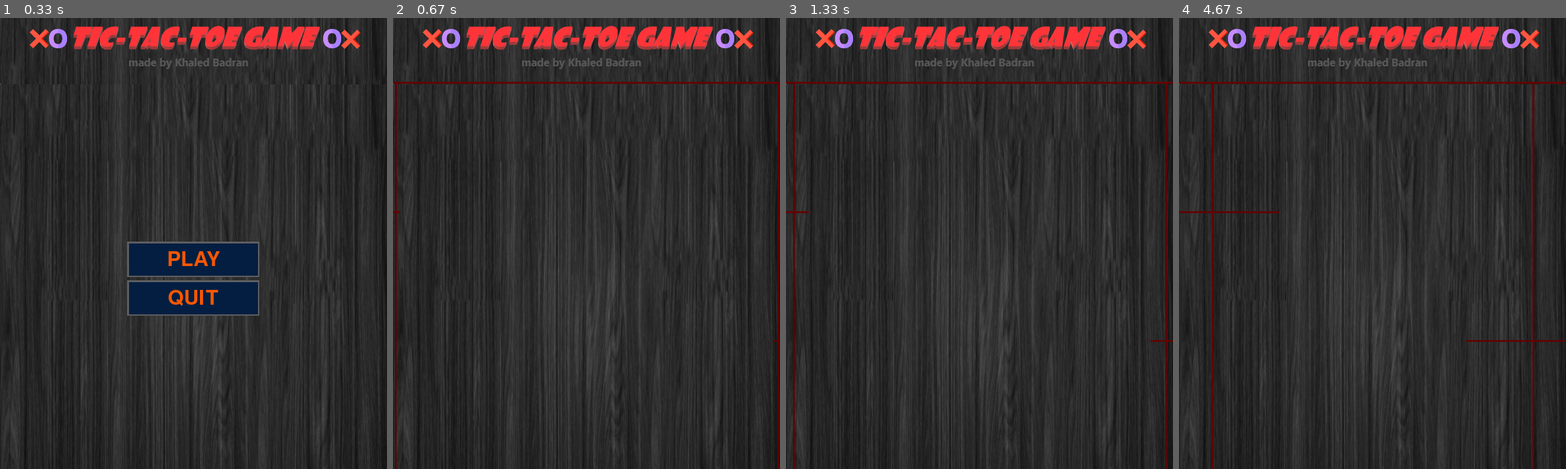
Above: before the commit, frames 1-4 (left to right).
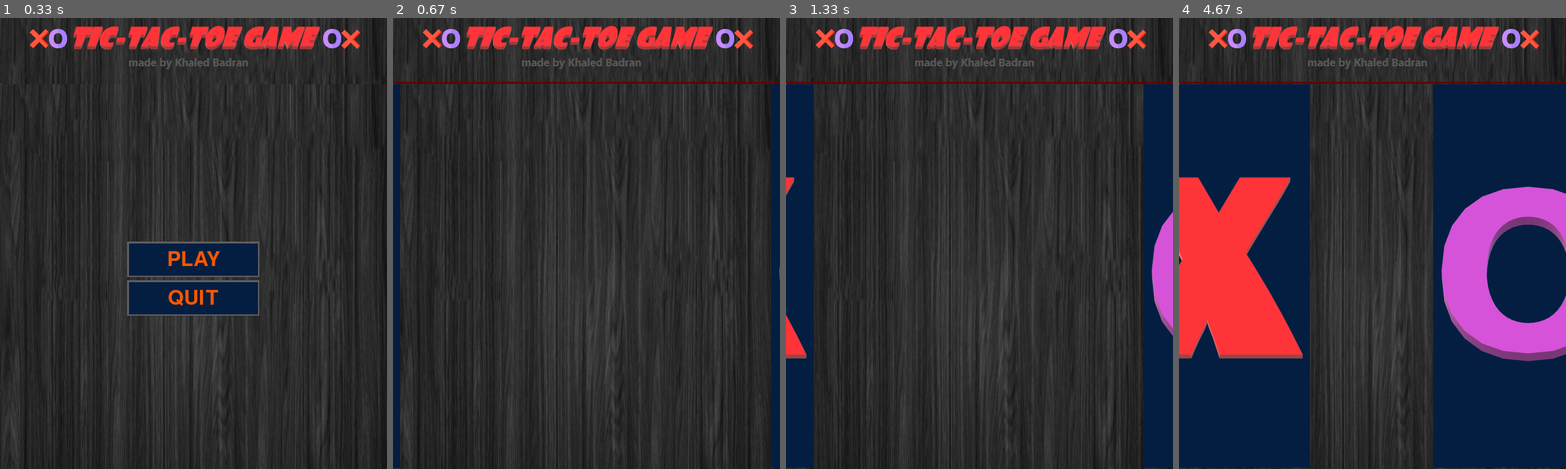
Above: after the commit, the same moments.

Repository: KhaledBadranDev/TicTacToe_Game_pygame
Game: pygame game, started from main.py
Two runs of this game, one before a commit and one after it. Both use one fixed random seed, a clock stepped at 60 frames per second and the inputs below.
Inputs (mouse positions are in pixels of both pictures, inside the frame that each line leads up to):
- Up to frame 1 (0.33 s): no input
- Up to frame 2 (0.67 s): click (586, 275) at 0.38 s
- Up to frame 3 (1.33 s): no input
- Up to frame 4 (4.67 s): no input

Frame 1 is identical in both runs. In frame 2, 3.5% of the frame differs, in the area x 0-100%, y 14-100%; in frame 3, 13%; in frame 4, 58%.

Commit message:
update main.py

Diff:
--- a/main.py
+++ b/main.py
@@ -4,7 +4,7 @@
 """
 
 import pygame
-import button
+import buttons
 
 pygame.init()
 
@@ -14,14 +14,17 @@
 DISPLAY_SCREEN = pygame.display.set_mode((WIDTH, HEIGHT))
 OFFSET_HEIGHT_UP = 100
 
-BUTTON_COLOR = (4, 30, 66) #Sailor Blue
-BUTTON_HOVER_OVER_COLOR = (249, 87, 0) #Orange
+BUTTON_COLOR= TILE_OCCUPIED_COLOR = (4, 30, 66) #Sailor Blue
+BUTTON_HOVER_OVER_COLOR= TILE_HOVER_OVER_COLOR = (249, 87, 0) #Orange
 TEXT_COLOR = (249, 87, 0)
 BUTTON_TEXT_HOVER_OVER_COLOR = (4, 30, 66)
 BUTTON_BORDER_COLOR = (95, 95, 96) #Grey
 BUTTON_WIDTH = 200
 BUTTON_HEIGHT = 50
 WHITE = (255,255,255)
+TILE_WIDTH = 195
+TILE_Height = 195
+
 
 x_coordinate_of_buttons = WIDTH/2 - BUTTON_WIDTH//2
 
@@ -29,7 +32,10 @@
 icon_img = pygame.image.load("images/icon.png")
 horizontal_line_img = pygame.image.load("images/horizontal_line.png")
 vertical_line_img = pygame.image.load("images/vertical_line.png")
-
+x_img = pygame.image.load("images/x.png")
+o_img = pygame.image.load("images/o.png")
+player_x_img = pygame.image.load("images/player_x.png")
+player_o_img = pygame.image.load("images/player_o.png")
 #############################################
 
 pygame.display.set_icon(icon_img)
@@ -54,8 +60,8 @@
     Returns:
         Tuple: tuple of the created buttons
     """
-    play_button = button.Button(BUTTON_COLOR, BUTTON_HOVER_OVER_COLOR, 0, 0, BUTTON_WIDTH, BUTTON_HEIGHT, TEXT_COLOR, BUTTON_TEXT_HOVER_OVER_COLOR, "PLAY")
-    quit_button = button.Button(BUTTON_COLOR, BUTTON_HOVER_OVER_COLOR, 0, 0, BUTTON_WIDTH, BUTTON_HEIGHT, TEXT_COLOR, BUTTON_TEXT_HOVER_OVER_COLOR, "QUIT")
+    play_button = buttons.Button(BUTTON_COLOR, BUTTON_HOVER_OVER_COLOR, 0, 0, BUTTON_WIDTH, BUTTON_HEIGHT, TEXT_COLOR, BUTTON_TEXT_HOVER_OVER_COLOR, "PLAY")
+    quit_button = buttons.Button(BUTTON_COLOR, BUTTON_HOVER_OVER_COLOR, 0, 0, BUTTON_WIDTH, BUTTON_HEIGHT, TEXT_COLOR, BUTTON_TEXT_HOVER_OVER_COLOR, "QUIT")
 
     #fix the position of the buttons based on their sizes:-
     play_button.x = x_coordinate_of_buttons
@@ -65,6 +71,73 @@
     quit_button.y = play_button.y+BUTTON_HEIGHT+10
 
     return (play_button, quit_button)
+
+
+def select_player():
+    player_x_button = buttons.SelectPlayerButton(-300, OFFSET_HEIGHT_UP+3, 300-3, HEIGHT-OFFSET_HEIGHT_UP-5, BUTTON_COLOR, BUTTON_HOVER_OVER_COLOR, player_x_img)
+    player_y_button = buttons.SelectPlayerButton(600, OFFSET_HEIGHT_UP+3, 300-3, HEIGHT-OFFSET_HEIGHT_UP-5, BUTTON_COLOR, BUTTON_HOVER_OVER_COLOR, player_o_img)
+
+    while True:
+        DISPLAY_SCREEN.blit(background_img, (0, 0))
+        pygame.draw.line(DISPLAY_SCREEN, (100,0,0), (0,OFFSET_HEIGHT_UP), (WIDTH,OFFSET_HEIGHT_UP), 3) #horizontal line
+
+        #to draw the buttons inan animated way
+        while player_x_button.x < 0 or player_y_button.x > WIDTH/2:
+            DISPLAY_SCREEN.blit(background_img, (0, 0))
+            pygame.draw.line(DISPLAY_SCREEN, (100,0,0), (0,OFFSET_HEIGHT_UP), (WIDTH,OFFSET_HEIGHT_UP), 3) #horizontal line
+
+            for event in pygame.event.get():
+                if event.type == pygame.QUIT:
+                    pygame.quit()
+
+            #to draw the playing_field in an animated way in the beginning
+            if player_x_button.x < 0:
+                player_x_button.x += 0.8
+            if player_y_button.x > WIDTH/2:
+                player_y_button.x -= 0.8
+
+            player_x_button.blit(DISPLAY_SCREEN)
+            player_y_button.blit(DISPLAY_SCREEN)
+            pygame.display.update()
+
+
+        mouse_position = pygame.mouse.get_pos() # get the position of the mouse
+        for event in pygame.event.get():
+            if event.type == pygame.QUIT:
+                pygame.quit()
+            if event.type == pygame.MOUSEBUTTONDOWN and event.button == 1:
+                player_x_button.is_clicked(mouse_position)
+                player_y_button.is_clicked(mouse_position)
+
+        player_x_button.blit(DISPLAY_SCREEN, mouse_position)
+        player_y_button.blit(DISPLAY_SCREEN, mouse_position)
+        pygame.display.update()
+
+        if player_x_button.selected or player_y_button.selected:
+
+            if player_x_button.selected: player_img = x_img
+            if player_y_button.selected: player_img = o_img
+
+            while player_x_button.x > 0 or player_y_button.x < WIDTH:
+                DISPLAY_SCREEN.blit(background_img, (0, 0))
+                pygame.draw.line(DISPLAY_SCREEN, (100,0,0), (0,OFFSET_HEIGHT_UP), (WIDTH,OFFSET_HEIGHT_UP), 3) #horizontal line
+
+                for event in pygame.event.get():
+                    if event.type == pygame.QUIT:
+                        pygame.quit()
+
+                #to draw the playing_field in an animated way in the beginning
+                if player_x_button.x > -300-20:
+                    player_x_button.x -= 0.8
+                if player_y_button.x < WIDTH+20:
+                    player_y_button.x += 0.8
+
+                player_x_button.blit(DISPLAY_SCREEN)
+                player_y_button.blit(DISPLAY_SCREEN)
+                pygame.display.update()
+
+            start_game(player_img)
+
 
 
 def start_intro(status = ""):
@@ -86,7 +159,7 @@
                 pygame.quit()
             if play_button.is_clicked(mouse_position, event):
                 run = False # to stop running the introductory screen
-                start_game()
+                select_player()
             if quit_button.is_clicked(mouse_position, event):
                 pygame.quit()
 
@@ -101,10 +174,9 @@
         pygame.display.update()
 
 
-def draw_playing_field(lines):
-
-    run_animation = True
-    while run_animation:
+def draw_playing_field(lines, tiles, player_img, event=None):
+
+    while lines["horizontal1_x"] <= 0 or lines["horizontal2_x"] >= 0 or lines["vertical1_x"] <= (WIDTH/3) or lines["vertical2_x"] >= (WIDTH/3)*2:
         DISPLAY_SCREEN.blit(background_img, (0, 0))
         pygame.draw.line(DISPLAY_SCREEN, (100,0,0), (0,OFFSET_HEIGHT_UP), (WIDTH,OFFSET_HEIGHT_UP), 3) #horizontal line
 
@@ -122,18 +194,34 @@
         if lines["vertical2_x"] > (WIDTH/3)*2:
             lines["vertical2_x"] -= 0.2
 
+        DISPLAY_SCREEN.blit(background_img, (0, 0))
         DISPLAY_SCREEN.blit(horizontal_line_img, (lines["horizontal1_x"], lines["horizontal1_y"]))
         DISPLAY_SCREEN.blit(horizontal_line_img, (lines["horizontal2_x"], lines["horizontal2_y"]))
         DISPLAY_SCREEN.blit(vertical_line_img, (lines["vertical1_x"], lines["vertical1_y"]))
         DISPLAY_SCREEN.blit(vertical_line_img, (lines["vertical2_x"], lines["vertical2_y"]))
-
-        if lines["horizontal1_x"] >= 0 and lines["horizontal2_x"] <= 0 and lines["vertical1_x"] >= (WIDTH/3) and lines["vertical2_x"] <= (WIDTH/3)*2:
-            run_animation = False
-
-        pygame.display.update()
-
-
-def start_game():
+        pygame.display.update()
+
+    DISPLAY_SCREEN.blit(background_img, (0, 0))
+    pygame.draw.line(DISPLAY_SCREEN, (100,0,0), (0,OFFSET_HEIGHT_UP), (WIDTH,OFFSET_HEIGHT_UP), 3) #horizontal line
+    DISPLAY_SCREEN.blit(horizontal_line_img, (lines["horizontal1_x"], lines["horizontal1_y"]))
+    DISPLAY_SCREEN.blit(horizontal_line_img, (lines["horizontal2_x"], lines["horizontal2_y"]))
+    DISPLAY_SCREEN.blit(vertical_line_img, (lines["vertical1_x"], lines["vertical1_y"]))
+    DISPLAY_SCREEN.blit(vertical_line_img, (lines["vertical2_x"], lines["vertical2_y"]))
+
+    mouse_position = pygame.mouse.get_pos() # get the position of the mouse
+
+    if event and event.type == pygame.MOUSEBUTTONDOWN and event.button == 1:
+        for tile in tiles.values():
+            tile.symbol_img = player_img
+            tile.is_clicked(mouse_position)
+
+    for tile in tiles.values():
+        tile.blit(DISPLAY_SCREEN, mouse_position)
+
+    pygame.display.update()
+
+
+def start_game(player_img):
     #horizontal lines
     horizontal1_x = -600 # first horizontal line. It comes from the left side
     horizontal1_y = OFFSET_HEIGHT_UP + ((HEIGHT-OFFSET_HEIGHT_UP)/3)
@@ -144,7 +232,7 @@
     vertical1_y = OFFSET_HEIGHT_UP
     vertical2_x = WIDTH # second vertical line. It comes from the right side
     vertical2_y = OFFSET_HEIGHT_UP
-    lines = { #dictionat of the lines
+    lines = { #dictionary of the lines
         "horizontal1_x": horizontal1_x,
         "horizontal1_y": horizontal1_y,
         "horizontal2_x": horizontal2_x,
@@ -155,16 +243,29 @@
         "vertical2_y": vertical2_y
     }
 
+    tiles = { #dictionary of the tiles
+        1: buttons.Tile(2, OFFSET_HEIGHT_UP+3, TILE_WIDTH, TILE_Height, TILE_HOVER_OVER_COLOR, TILE_OCCUPIED_COLOR),
+        2: buttons.Tile(203, OFFSET_HEIGHT_UP+3, TILE_WIDTH, TILE_Height, TILE_HOVER_OVER_COLOR, TILE_OCCUPIED_COLOR),
+        3: buttons.Tile(403, OFFSET_HEIGHT_UP+3, TILE_WIDTH, TILE_Height, TILE_HOVER_OVER_COLOR, TILE_OCCUPIED_COLOR),
+        4: buttons.Tile(2, OFFSET_HEIGHT_UP+200+4, TILE_WIDTH, TILE_Height, TILE_HOVER_OVER_COLOR, TILE_OCCUPIED_COLOR),
+        5: buttons.Tile(203, OFFSET_HEIGHT_UP+200+4, TILE_WIDTH, TILE_Height, TILE_HOVER_OVER_COLOR, TILE_OCCUPIED_COLOR),
+        6: buttons.Tile(403, OFFSET_HEIGHT_UP+200+4, TILE_WIDTH, TILE_Height, TILE_HOVER_OVER_COLOR, TILE_OCCUPIED_COLOR),
+        7: buttons.Tile(2, OFFSET_HEIGHT_UP+400+4, TILE_WIDTH, TILE_Height, TILE_HOVER_OVER_COLOR, TILE_OCCUPIED_COLOR),
+        8: buttons.Tile(203, OFFSET_HEIGHT_UP+400+4, TILE_WIDTH, TILE_Height, TILE_HOVER_OVER_COLOR, TILE_OCCUPIED_COLOR),
+        9: buttons.Tile(403, OFFSET_HEIGHT_UP+400+4, TILE_WIDTH, TILE_Height, TILE_HOVER_OVER_COLOR, TILE_OCCUPIED_COLOR)
+    }
+
     while True:
         DISPLAY_SCREEN.blit(background_img, (0, 0))
-
-        pygame.draw.line(DISPLAY_SCREEN, (100,0,0), (0,OFFSET_HEIGHT_UP), (WIDTH,OFFSET_HEIGHT_UP), 3) #horizontal line
-
-        for event in pygame.event.get():
-            if event.type == pygame.QUIT:
-                pygame.quit()
-
-        draw_playing_field(lines)
+        for event in pygame.event.get():
+            if event.type == pygame.QUIT:
+                pygame.quit()
+            if event.type == pygame.MOUSEBUTTONDOWN and event.button == 1:
+                draw_playing_field(lines, tiles, player_img, event)
+
+        draw_playing_field(lines, tiles, player_img)
+
+        # print("hiii")
         pygame.display.update()
 
 
